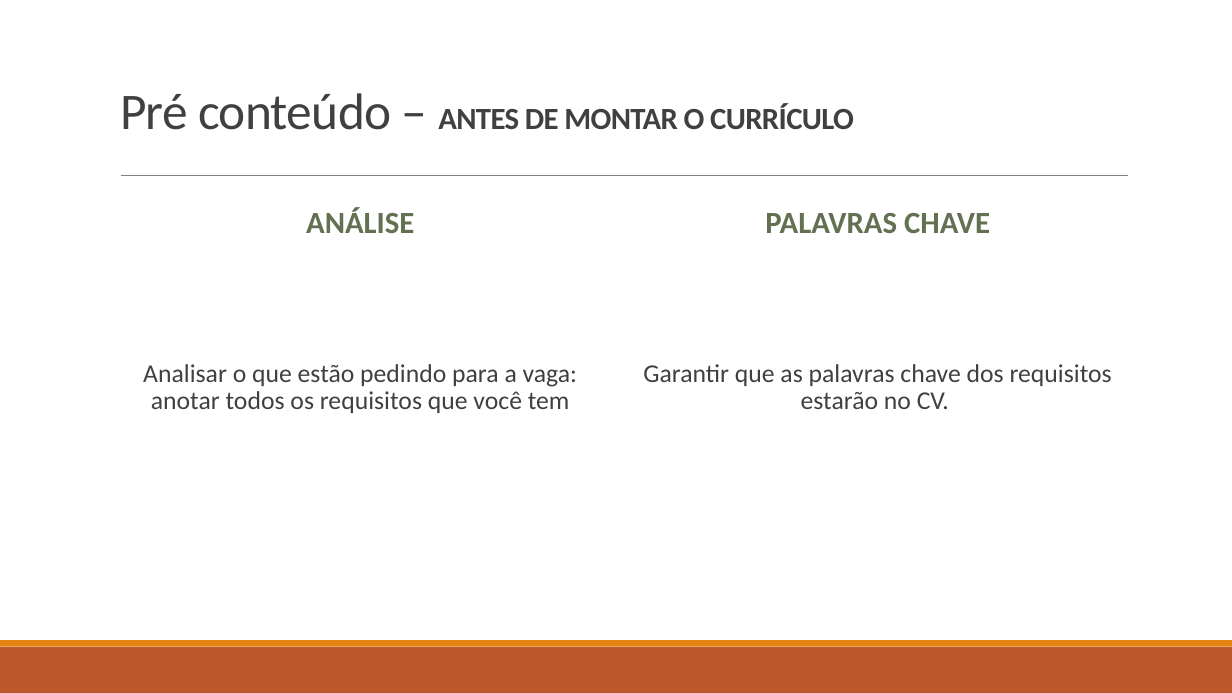
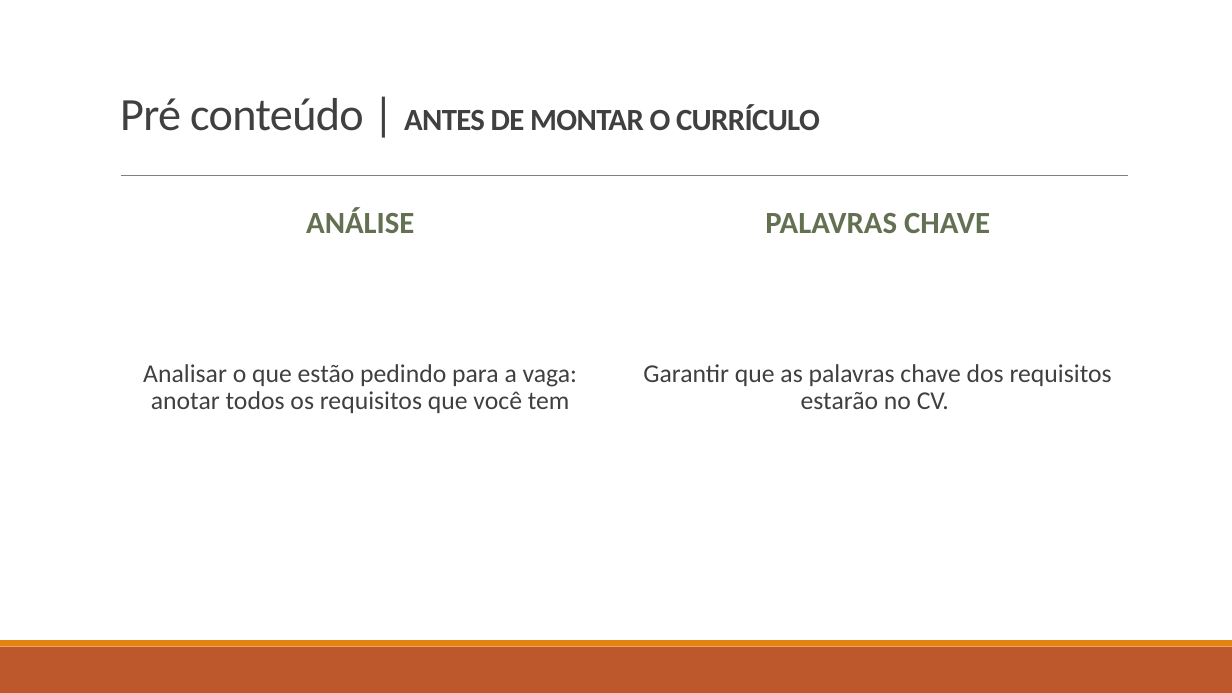
Before and after one commit to RaizaCirne/js-antes-do-react, a slide deck: slide 6 of Currículo, busca de vagas e candidaturas/#RESUMOCV121.pptx. Drawn at 1232x693 pixels with LibreOffice and Linux fonts; fonts in the diff are those of the drawing. Boxes give left, top, right and bottom in pixels: in the first picture for what was removed or moved away, otherwise in the second. Text is boxed around its words. In the diff, an @@ line names an element or a change of style, - is before the commit and + after.

```diff
--- a/Currículo, busca de vagas e candidaturas/#RESUMOCV121.pptx
+++ b/Currículo, busca de vagas e candidaturas/#RESUMOCV121.pptx
@@ title at (x1=120, y1=98, x2=820, y2=131): text changed @@
-Pré conteúdo – ANTES DE MONTAR O CURRÍCULO
+Pré conteúdo | ANTES DE MONTAR O CURRÍCULO
```
Also in this commit, not shown: 3 other slides changed, 4 slides added, 2 slides removed.
